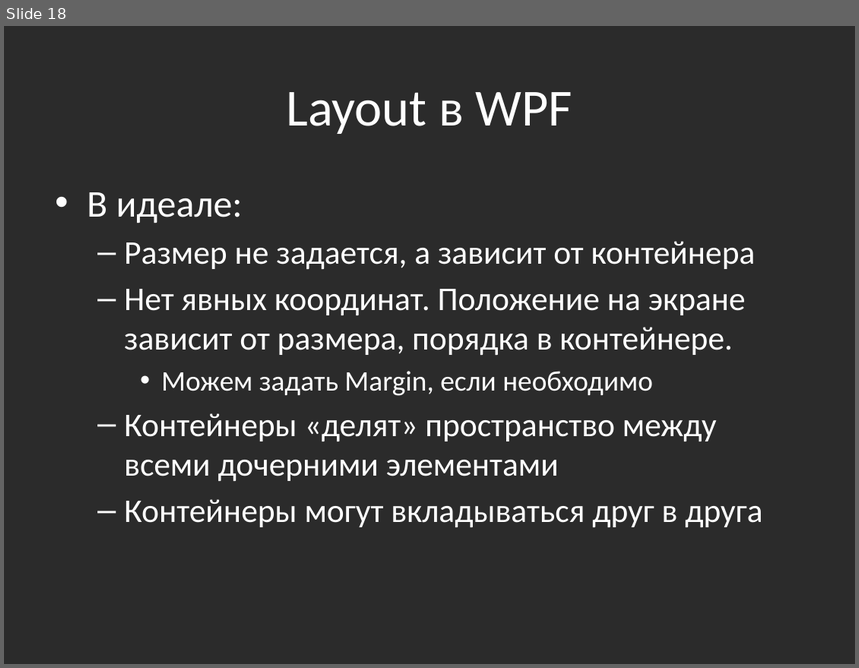
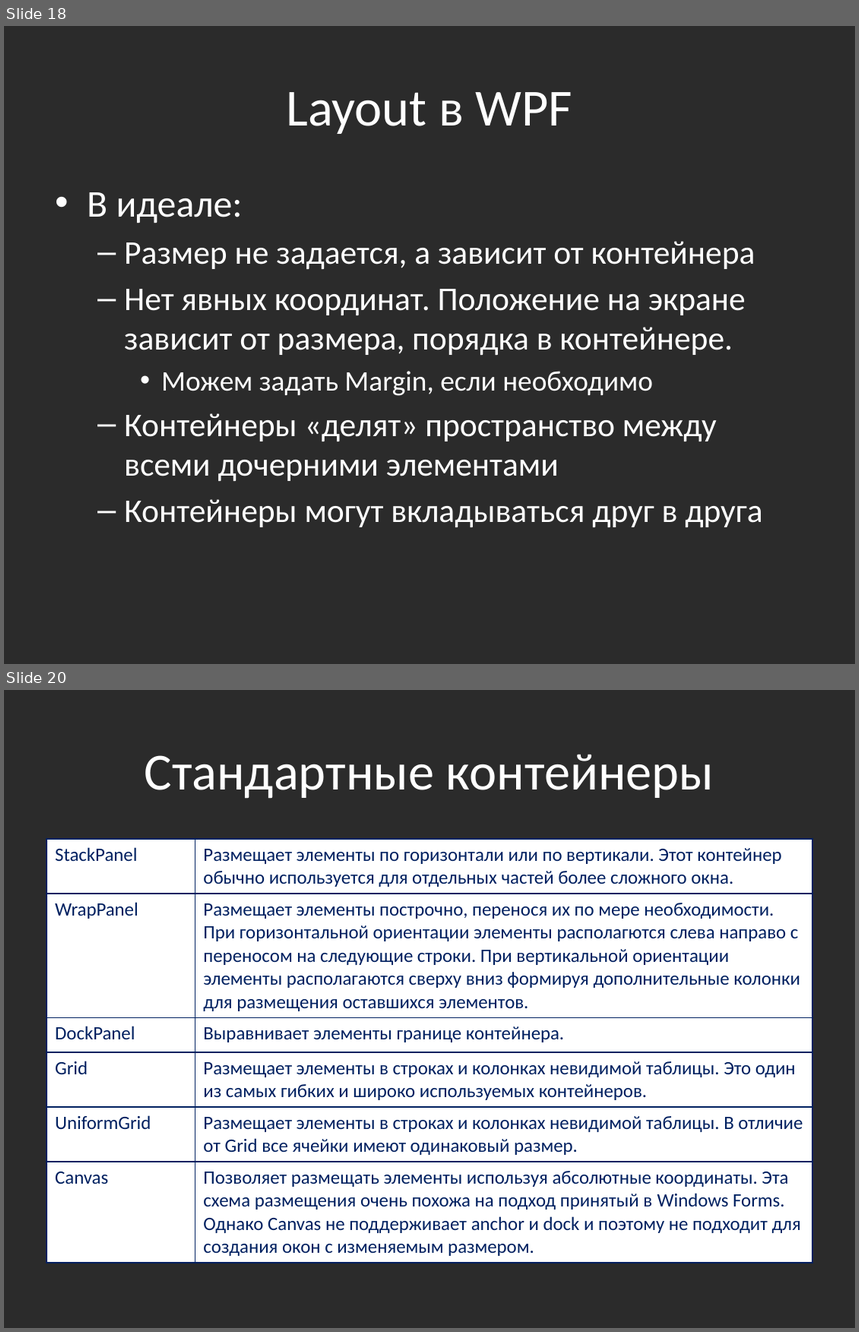
Before and after one commit to bazile/Training, a slide deck: Presentation/lesson-12-wpf.pptx. Shown one above the other, each under a label of ours: slide 18 before the commit, slides 18 and 20 after it; the slides between them are not shown. The pictures are 859x668 and 859x1332 pixels, drawn with LibreOffice and Linux fonts; fonts in the diff are those of the drawing; background and template pictures are left out; a plain dark background stands for a picture behind light text. Boxes give left, top, right and bottom in pixels: in the first picture for what was removed or moved away, otherwise in the second. Text is boxed around its words. In the diff, an @@ line names an element or a change of style, - is before the commit and + after.

```diff
--- a/Presentation/lesson-12-wpf.pptx
+++ b/Presentation/lesson-12-wpf.pptx
@@ slide 20 added at (x1=4, y1=690, x2=855, y2=1328), background picture (left out) @@
@@ title added at (x1=145, y1=754, x2=714, y2=799), 44 pt, text #FFFFFF @@
+Стандартные контейнеры
@@ table added at (x1=47, y1=839, x2=813, y2=1259), 6 rows, 2 columns @@
+StackPanel | Размещает элементы по горизонтали или по вертикали. Этот контейнер обычно используется для отдельных частей более сложного окна.
+WrapPanel | Размещает элементы построчно, перенося их по мере необходимости. При горизонтальной ориентации элементы располагются слева направо с переносом на следующие строки. При вертикальной ориентации элементы располагаются сверху вниз формируя дополнительные колонки для размещения оставшихся элементов.
+DockPanel | Выравнивает элементы границе контейнера.
+Grid | Размещает элементы в строках и колонках невидимой таблицы. Это один из самых гибких и широко используемых контейнеров.
+UniformGrid | Размещает элементы в строках и колонках невидимой таблицы. В отличие от Grid все ячейки имеют одинаковый размер.
+Canvas | Позволяет размещать элементы используя абсолютные координаты. Эта схема размещения очень похожа на подход принятый в Windows Forms. Однако Canvas не поддерживает anchor и dock и поэтому не подходит для создания окон с изменяемым размером.
```
Also in this commit, not shown: 1 other slide added, 1 slide removed.
